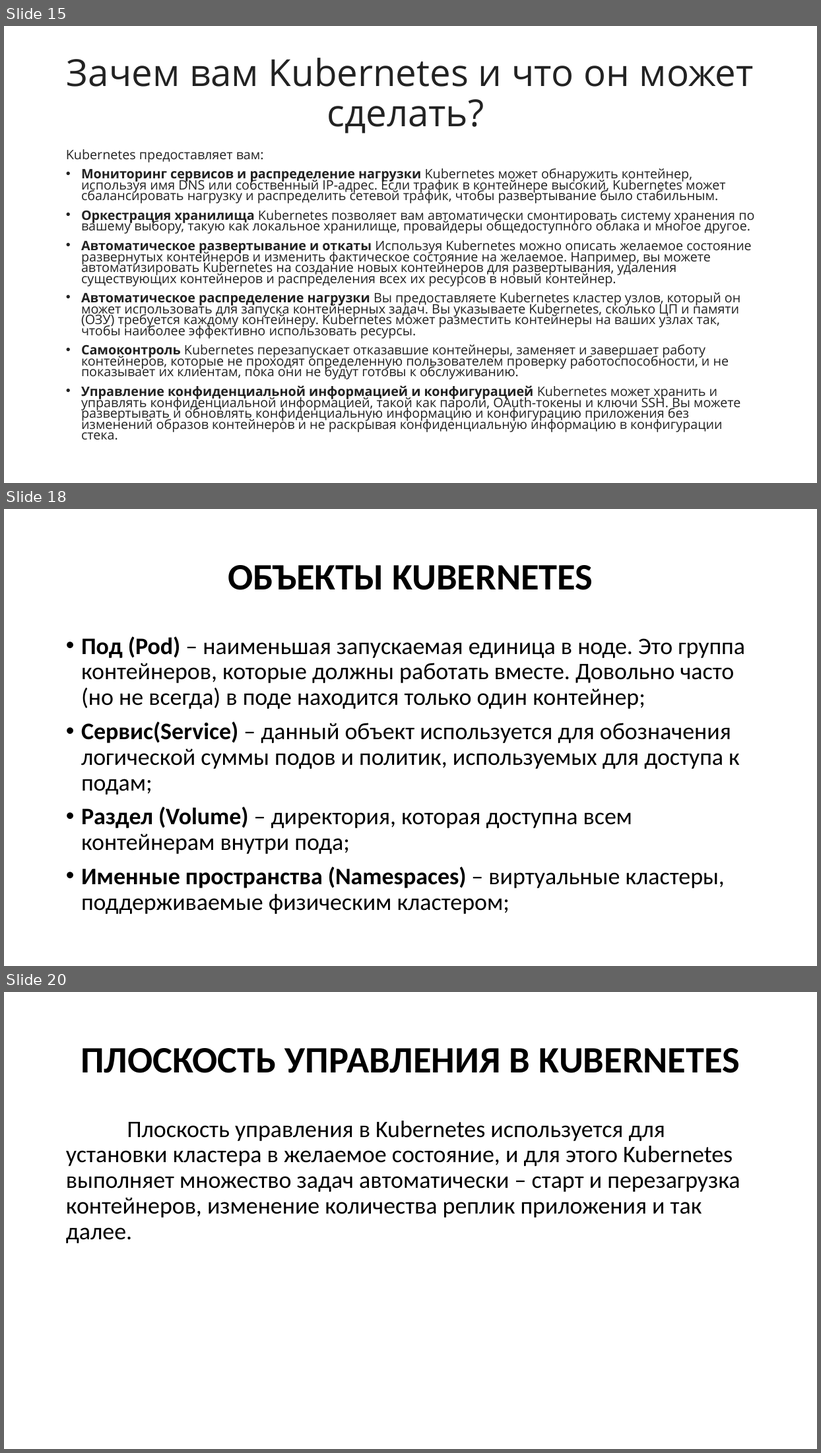
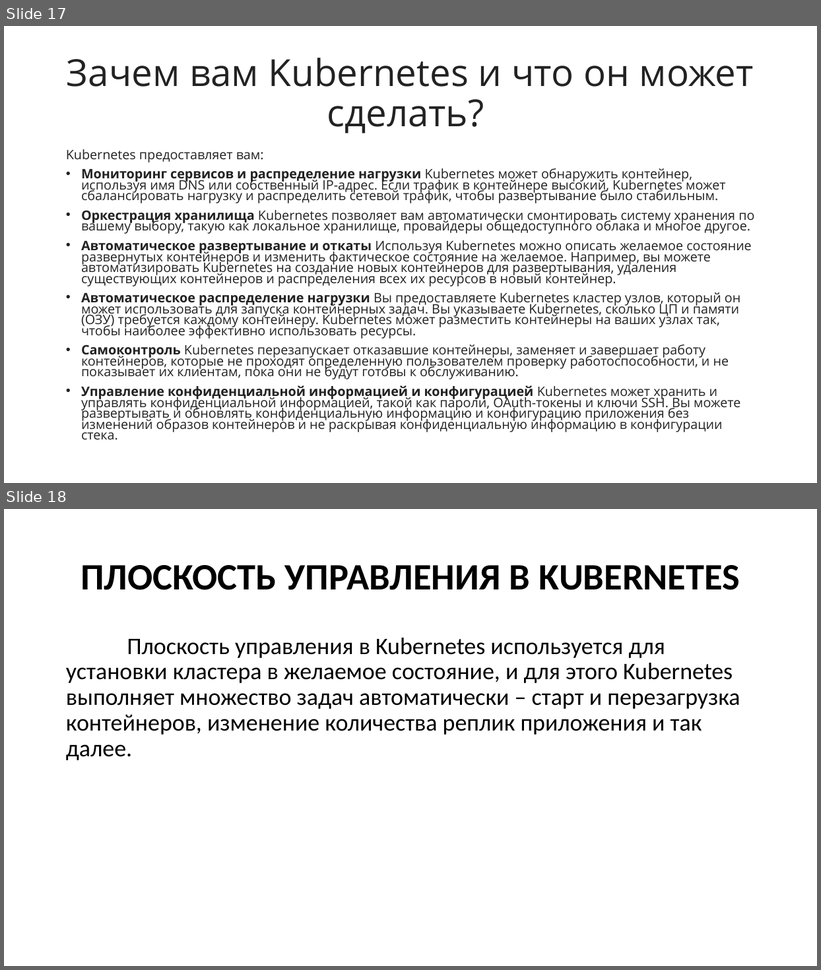
Before and after one commit to Kollekcioner47/k8s, a slide deck: k8s.pptx. Shown one above the other, each under a label of ours: slides 15, 18 and 20 before the commit, slides 17 and 18 after it; the slides between them are not shown. The pictures are 821x1453 and 821x970 pixels, drawn with LibreOffice and Linux fonts; fonts in the diff are those of the drawing. Boxes give left, top, right and bottom in pixels: in the first picture for what was removed or moved away, otherwise in the second. Text is boxed around its words. In the diff, an @@ line names an element or a change of style, - is before the commit and + after.

```diff
--- a/k8s.pptx
+++ b/k8s.pptx
@@ slide 18 removed at [4, 509, 817, 966], background #FFFFFF @@
@@ title removed at [228, 565, 593, 590] @@
-ОБЪЕКТЫ KUBERNETES
@@ text removed at [81, 636, 745, 914] @@
-• Под (Pod) – наименьшая запускаемая единица в ноде. Это группа контейнеров, которые должны работать вместе. Довольно часто (но не всегда) в поде находится только один контейнер;
-• Сервис(Service) – данный объект используется для обозначения логической суммы подов и политик, используемых для доступа к подам;
-• Раздел (Volume) – директория, которая доступна всем контейнерам внутри пода;
-• Именные пространства (Namespaces) – виртуальные кластеры, поддерживаемые физическим кластером;
@@ what was slide 15 is now slide 17 @@
@@ what was slide 20 is now slide 18 @@
```
Also in this commit, not shown: 5 slides changed, 51 slides added, 4 other slides removed.
